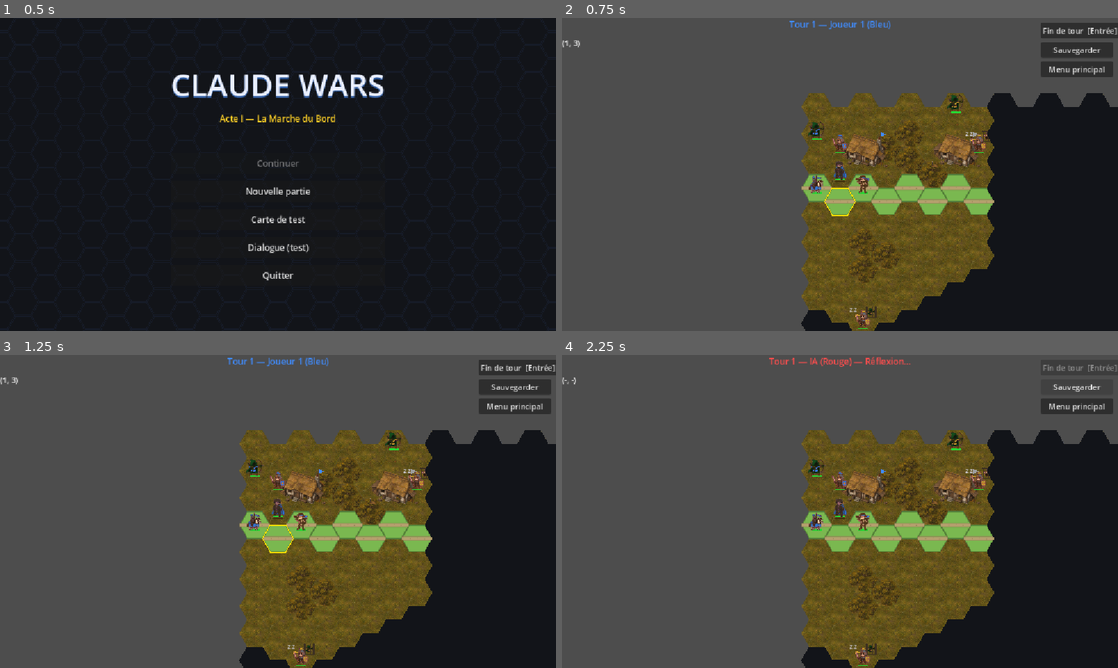
Above: before the commit, frames 1-4 (two rows, left to right).
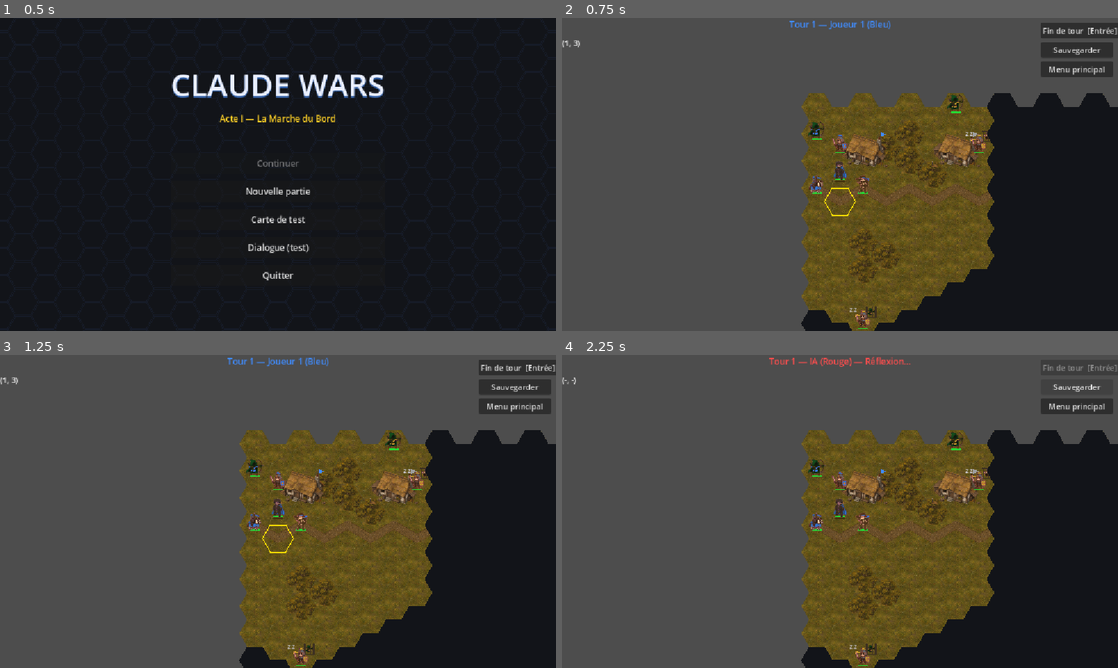
Above: after the commit, the same moments.

Repository: MaximeAutechaud/claude-wars
Game: Godot game, scene res://scenes/title.tscn
Two runs of this game, one before a commit and one after it. Both use one fixed random seed, a clock stepped at 60 frames per second and the inputs below.
Inputs:
- Up to frame 1 (0.5 s): no input
- Up to frame 2 (0.75 s): click "Nouvelle partie" at 0.5 s
- Up to frame 3 (1.25 s): no input
- Up to frame 4 (2.25 s): click "Fin de tour [Entrée]" at 1.25 s; click "Sauvegarder" at 2 s

Frame 1 is identical in both runs. In frame 2, 2.7% of the frame differs, in the area x 43-78%, y 49-63%; in frame 3, 2.7%; in frame 4, 2.8%.

Commit message:
Route et riviere peintes en rubans connectes proceduralement
Plutot qu'un jeu de tuiles par configuration de voisinage, un nouveau
noeud Roads (et son quasi-duplicata Rivers, ruban bien plus large)
dessine un ruban de matiere du centre de chaque case vers le milieu de
chaque arete partagee avec une case de meme terrain voisine. La forme du
chemin (ligne, virage, carrefour, pont sur la riviere) sort donc de la
disposition reelle du scenario, sans art a multiplier par cas de figure.
Route et riviere n'ont plus de texture de base propre : elles reutilisent
plains.png, la matiere peinte par-dessus (assets/tiles/road.png,
river.png).

Les 5 terrains ont maintenant tous leur nouvel art (plaine, foret,
montagne, route, riviere), plus les villages.

Corrige au passage un oubli de brouillard : Fog.recompute() ne rappelait
pas Roads/Rivers, les rendant invisibles hors de la zone de depart une
fois le premier calcul de brouillard passe.

Vigilance notee dans DESIGN.md : le ruban zigzague sur les traces
rectilignes (decalage vertical des colonnes impaires) — a lisser plus
tard via une courbe Catmull-Rom, pour Roads et Rivers en meme temps.

Co-Authored-By: Claude Sonnet 5 <noreply@anthropic.com>
Claude-Session: https://claude.ai/code/session_01Qt5KXByEcWXQfX61RCxTX4

Diff:
--- a/assets/tiles/river.svg
+++ /dev/null
@@ -1,9 +0,0 @@
-<svg xmlns="http://www.w3.org/2000/svg" width="64" height="56">
-  <polygon points="1,28 16.5,1 47.5,1 63,28 47.5,55 16.5,55" fill="#4073d1" stroke="#2d54a0" stroke-width="1.5"/>
-  <g stroke="#7fa8e8" stroke-width="1.2" fill="none" stroke-linecap="round">
-    <path d="M18 20 q3 -2 6 0 q3 2 6 0"/>
-    <path d="M30 33 q3 -2 6 0 q3 2 6 0"/>
-    <path d="M22 42 q2.5 -1.8 5 0"/>
-    <path d="M36 12 q2.5 -1.8 5 0"/>
-  </g>
-</svg>
--- a/assets/tiles/road.svg
+++ /dev/null
@@ -1,10 +0,0 @@
-<svg xmlns="http://www.w3.org/2000/svg" width="64" height="56">
-  <polygon points="1,28 16.5,1 47.5,1 63,28 47.5,55 16.5,55" fill="#7ab850" stroke="#568a36" stroke-width="1.5"/>
-  <!-- bande de route traversant l'hexagone -->
-  <polygon points="1,24 63,24 63,32 1,32" fill="#b5a06e" stroke="#8f7d52" stroke-width="1"/>
-  <g fill="#9c8a5c">
-    <circle cx="18" cy="28" r="1.2"/>
-    <circle cx="33" cy="26.5" r="1"/>
-    <circle cx="47" cy="29" r="1.2"/>
-  </g>
-</svg>
--- a/scenes/main.tscn
+++ b/scenes/main.tscn
@@ -5,6 +5,8 @@
 [ext_resource type="Script" uid="uid://d3hv241rb7qxe" path="res://scripts/units_layer.gd" id="3_ulayer"]
 [ext_resource type="Script" uid="uid://c4v0gpsvkyehu" path="res://scripts/cursor.gd" id="4_cursor"]
 [ext_resource type="Script" path="res://scripts/villages.gd" id="5_villages"]
+[ext_resource type="Script" path="res://scripts/roads.gd" id="8_roads"]
+[ext_resource type="Script" path="res://scripts/rivers.gd" id="9_rivers"]
 [ext_resource type="Script" path="res://scripts/creeps.gd" id="6_creeps"]
 [ext_resource type="Script" path="res://scripts/fog.gd" id="7_fog"]
 
@@ -16,6 +18,12 @@
 [node name="GameMap" type="TileMapLayer" parent="." unique_id=343510386]
 y_sort_enabled = true
 script = ExtResource("2_gmap")
+
+[node name="Rivers" type="Node2D" parent="."]
+script = ExtResource("9_rivers")
+
+[node name="Roads" type="Node2D" parent="."]
+script = ExtResource("8_roads")
 
 [node name="Villages" type="Node2D" parent="."]
 script = ExtResource("5_villages")
--- a/scripts/fog.gd
+++ b/scripts/fog.gd
@@ -18,6 +18,8 @@
 @onready var units_layer: UnitsLayer = $"../UnitsLayer"
 @onready var villages: Villages = get_node_or_null("../Villages")
 @onready var creeps: Creeps = get_node_or_null("../Creeps")
+@onready var roads: Roads = get_node_or_null("../Roads")
+@onready var rivers: Rivers = get_node_or_null("../Rivers")
 
 var explored: Dictionary = {}      # cases vues au moins une fois
 var visible_now: Dictionary = {}   # cases dans la vision actuelle
@@ -64,6 +66,10 @@
 		villages.queue_redraw()
 	if creeps:
 		creeps.queue_redraw()
+	if roads:
+		roads.queue_redraw()
+	if rivers:
+		rivers.queue_redraw()
 
 func _draw() -> void:
 	var hw := GameMap.TILE_W * 0.5 + 0.5
--- a/scripts/game_map.gd
+++ b/scripts/game_map.gd
@@ -25,8 +25,14 @@
 	Terrain.PLAINS:   preload("res://assets/tiles/plains.png"),
 	Terrain.FOREST:   preload("res://assets/tiles/forest.png"),
 	Terrain.MOUNTAIN: preload("res://assets/tiles/mountain.png"),
-	Terrain.ROAD:     preload("res://assets/tiles/road.svg"),
-	Terrain.RIVER:    preload("res://assets/tiles/river.svg"),
+	# La route n'a pas de texture de base propre : c'est de l'herbe, le
+	# chemin est peint par-dessus par Roads (ruban procédural connecté aux
+	# voisins — assets/tiles/road.png n'est qu'un échantillon de matière).
+	Terrain.ROAD:     preload("res://assets/tiles/plains.png"),
+	# Même principe que la route (voir Roads) : pas de texture de base
+	# propre, le ruban d'eau de Rivers est peint par-dessus — un peu de
+	# berge (l'herbe de la plaine) reste visible aux coins de la case.
+	Terrain.RIVER:    preload("res://assets/tiles/plains.png"),
 }
 
 # grid[col][row] = valeur Terrain — chargée depuis le scénario courant
--- /dev/null
+++ b/scripts/rivers.gd
@@ -0,0 +1,83 @@
+class_name Rivers
+extends Node2D
+
+# Même principe que Roads (voir ce fichier) : un ruban de matière plutôt
+# qu'une tuile par configuration de voisinage. La rivière est bien plus
+# large (quasi toute la case, juste un peu de berge — l'herbe de la
+# plaine — visible aux coins) puisqu'elle occupe tout l'hexagone
+# contrairement au filet étroit de la route.
+
+const RIBBON_HALF_WIDTH := 23.0
+const HUB_SIDES := 12
+
+@onready var map: GameMap = $"../GameMap"
+@onready var fog: Fog = get_node_or_null("../Fog")
+
+var _tex: Texture2D = preload("res://assets/tiles/river.png")
+var _cells: Array[Vector2i] = []
+
+func _ready() -> void:
+	for col in map.map_size.x:
+		for row in map.map_size.y:
+			var c := Vector2i(col, row)
+			if map.get_terrain(c) == GameMap.Terrain.RIVER:
+				_cells.append(c)
+	queue_redraw()
+
+func _draw() -> void:
+	var hw := GameMap.TILE_W * 0.5
+	var hh := GameMap.TILE_H * 0.5
+	for cell in _cells:
+		if fog and not fog.is_explored(cell):
+			continue
+		_draw_cell(cell, hw, hh)
+
+func _draw_cell(cell: Vector2i, hw: float, hh: float) -> void:
+	var center := to_local(map.to_global(map.map_to_local(cell)))
+	var corners := GameMap.hex_corners(center, hw, hh)
+	var mids: Array[Vector2] = []
+	for i in 6:
+		mids.append((corners[i] + corners[(i + 1) % 6]) * 0.5)
+
+	var connected: Array[Vector2] = []
+	for n in Pathfinder.get_neighbors(cell):
+		if map.get_terrain(n) != GameMap.Terrain.RIVER:
+			continue
+		var dir := (to_local(map.to_global(map.map_to_local(n))) - center).normalized()
+		var best_i := 0
+		var best_dot := -INF
+		for i in 6:
+			var d := (mids[i] - center).normalized().dot(dir)
+			if d > best_dot:
+				best_dot = d
+				best_i = i
+		connected.append(mids[best_i])
+
+	for mid in connected:
+		_draw_stub(center, mid)
+	_draw_hub(center)
+
+func _draw_stub(center: Vector2, mid: Vector2) -> void:
+	var dir := (mid - center).normalized()
+	var perp := Vector2(-dir.y, dir.x) * RIBBON_HALF_WIDTH
+	var pts := PackedVector2Array([
+		center - perp, center + perp, mid + perp, mid - perp,
+	])
+	var uvs := PackedVector2Array([
+		Vector2(0, 0), Vector2(1, 0), Vector2(1, 1), Vector2(0, 1),
+	])
+	var white := Color.WHITE
+	draw_polygon(pts, PackedColorArray([white, white, white, white]), uvs, _tex)
+
+func _draw_hub(center: Vector2) -> void:
+	var r := RIBBON_HALF_WIDTH
+	var pts := PackedVector2Array()
+	var uvs := PackedVector2Array()
+	var colors := PackedColorArray()
+	for i in HUB_SIDES:
+		var a := TAU * i / float(HUB_SIDES)
+		var offset := Vector2(cos(a), sin(a))
+		pts.append(center + offset * r)
+		uvs.append(Vector2(0.5, 0.5) + offset * 0.5)
+		colors.append(Color.WHITE)
+	draw_polygon(pts, colors, uvs, _tex)
--- /dev/null
+++ b/scripts/roads.gd
@@ -0,0 +1,85 @@
+class_name Roads
+extends Node2D
+
+# Rendu de la route : plutôt qu'un jeu de tuiles par configuration de
+# voisinage (tout droit, virage, embranchement…), un ruban de la texture
+# de route (matière, pas une forme) est dessiné du centre de chaque case
+# Route vers le milieu de chaque arête partagée avec une case Route voisine
+# — la forme du chemin sort donc de la disposition réelle du scénario, pas
+# d'un art à multiplier par cas de figure. Même principe réutilisable pour
+# la rivière plus tard.
+
+const RIBBON_HALF_WIDTH := 9.0
+const HUB_SIDES := 12
+
+@onready var map: GameMap = $"../GameMap"
+@onready var fog: Fog = get_node_or_null("../Fog")
+
+var _tex: Texture2D = preload("res://assets/tiles/road.png")
+var _cells: Array[Vector2i] = []
+
+func _ready() -> void:
+	for col in map.map_size.x:
+		for row in map.map_size.y:
+			var c := Vector2i(col, row)
+			if map.get_terrain(c) == GameMap.Terrain.ROAD:
+				_cells.append(c)
+	queue_redraw()
+
+func _draw() -> void:
+	var hw := GameMap.TILE_W * 0.5
+	var hh := GameMap.TILE_H * 0.5
+	for cell in _cells:
+		if fog and not fog.is_explored(cell):
+			continue
+		_draw_cell(cell, hw, hh)
+
+func _draw_cell(cell: Vector2i, hw: float, hh: float) -> void:
+	var center := to_local(map.to_global(map.map_to_local(cell)))
+	var corners := GameMap.hex_corners(center, hw, hh)
+	var mids: Array[Vector2] = []
+	for i in 6:
+		mids.append((corners[i] + corners[(i + 1) % 6]) * 0.5)
+
+	var connected: Array[Vector2] = []
+	for n in Pathfinder.get_neighbors(cell):
+		if map.get_terrain(n) != GameMap.Terrain.ROAD:
+			continue
+		var dir := (to_local(map.to_global(map.map_to_local(n))) - center).normalized()
+		var best_i := 0
+		var best_dot := -INF
+		for i in 6:
+			var d := (mids[i] - center).normalized().dot(dir)
+			if d > best_dot:
+				best_dot = d
+				best_i = i
+		connected.append(mids[best_i])
+
+	for mid in connected:
+		_draw_stub(center, mid)
+	_draw_hub(center)
+
+func _draw_stub(center: Vector2, mid: Vector2) -> void:
+	var dir := (mid - center).normalized()
+	var perp := Vector2(-dir.y, dir.x) * RIBBON_HALF_WIDTH
+	var pts := PackedVector2Array([
+		center - perp, center + perp, mid + perp, mid - perp,
+	])
+	var uvs := PackedVector2Array([
+		Vector2(0, 0), Vector2(1, 0), Vector2(1, 1), Vector2(0, 1),
+	])
+	var white := Color.WHITE
+	draw_polygon(pts, PackedColorArray([white, white, white, white]), uvs, _tex)
+
+func _draw_hub(center: Vector2) -> void:
+	var r := RIBBON_HALF_WIDTH
+	var pts := PackedVector2Array()
+	var uvs := PackedVector2Array()
+	var colors := PackedColorArray()
+	for i in HUB_SIDES:
+		var a := TAU * i / float(HUB_SIDES)
+		var offset := Vector2(cos(a), sin(a))
+		pts.append(center + offset * r)
+		uvs.append(Vector2(0.5, 0.5) + offset * 0.5)
+		colors.append(Color.WHITE)
+	draw_polygon(pts, colors, uvs, _tex)
--- a/tests/screenshot_full.gd
+++ b/tests/screenshot_full.gd
@@ -31,6 +31,8 @@
 	fog.queue_redraw()
 	main.get_node("Villages").queue_redraw()
 	main.get_node("Creeps").queue_redraw()
+	main.get_node("Roads").queue_redraw()
+	main.get_node("Rivers").queue_redraw()
 
 	# Cadre la carte entière
 	var top_left := map.to_global(map.map_to_local(Vector2i.ZERO))
Binary file added: assets/tiles/river.png
Not shown, changed: assets/tiles/river.png.import
Binary file added: assets/tiles/road.png
Not shown, changed: assets/tiles/road.png.import
Not shown, added: scripts/rivers.gd.uid
Not shown, added: scripts/roads.gd.uid
Not shown, changed: DESIGN.md
